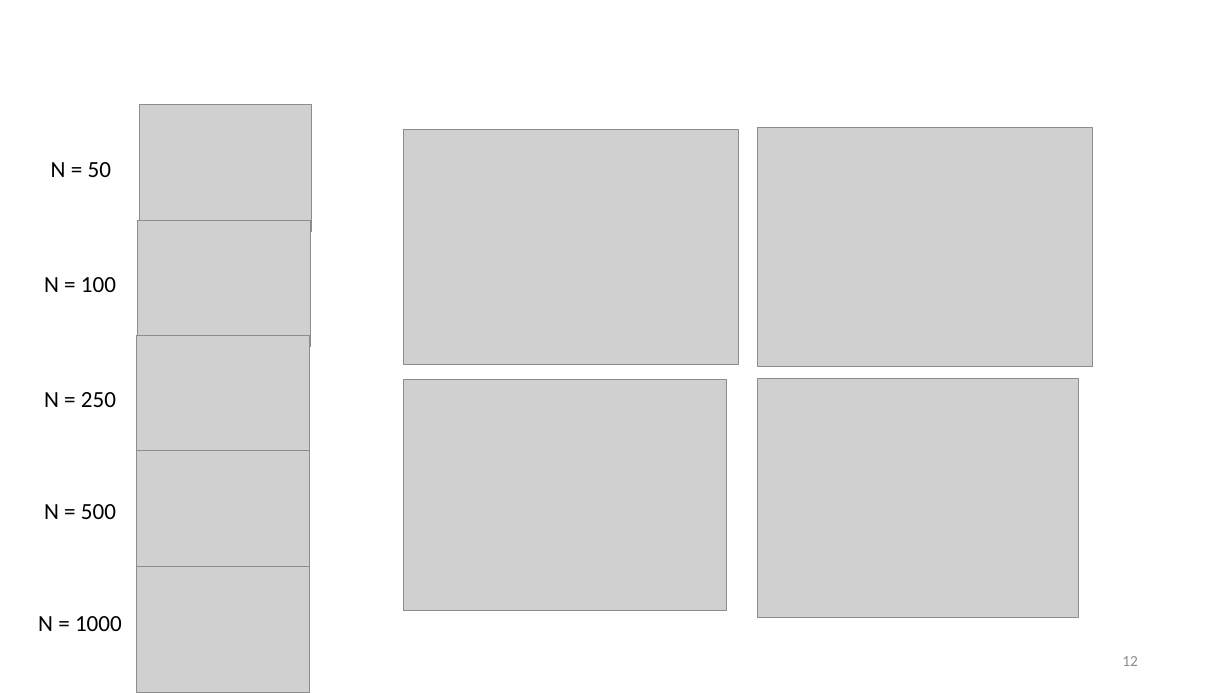
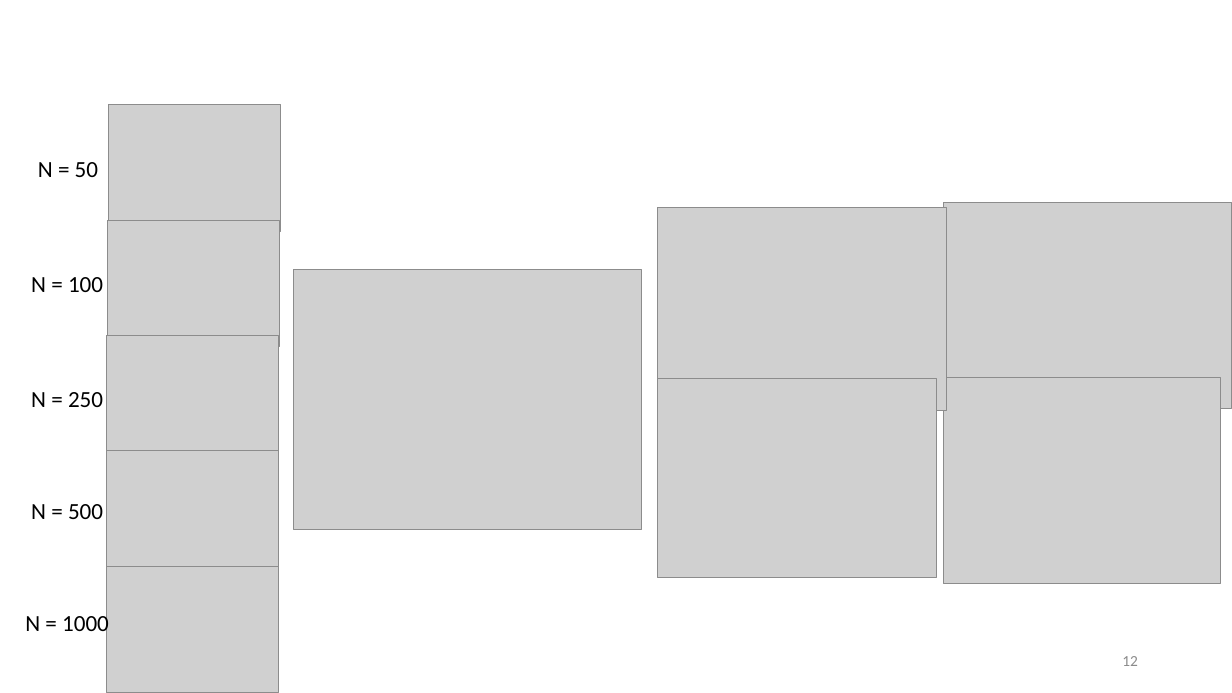
Before and after one commit to tyokokur/presentations, a slide deck: slide 12 of NAF.pptx. Drawn at 1232x693 pixels with LibreOffice and Linux fonts; fonts in the diff are those of the drawing; grey boxes stand for pictures; background and template pictures are left out. Boxes give left, top, right and bottom in pixels: in the first picture for what was removed or moved away, otherwise in the second. Text is boxed around its words. In the diff, an @@ line names an element or a change of style, - is before the commit and + after.

```diff
--- a/NAF.pptx
+++ b/NAF.pptx
@@ picture: place and size @@
-picture at (403, 129, 738, 365)
+picture at (658, 207, 947, 410)
@@ picture: place and size @@
-picture at (758, 128, 1092, 367)
+picture at (944, 202, 1232, 409)
@@ picture added at (294, 269, 641, 529) @@
@@ picture: place and size @@
-picture at (403, 380, 726, 611)
+picture at (658, 379, 937, 578)
@@ picture: place and size @@
-picture at (758, 379, 1080, 618)
+picture at (944, 377, 1221, 583)
@@ 5 pictures: place and size @@
-5 pictures at (137, 104, 311, 693)
+5 pictures at (106, 104, 281, 693)
@@ 5 texts: place and size @@
-5 texts at (38, 162, 122, 631)
+5 texts at (25, 162, 109, 637)
```
Also in this commit, not shown: 1 slide added.
